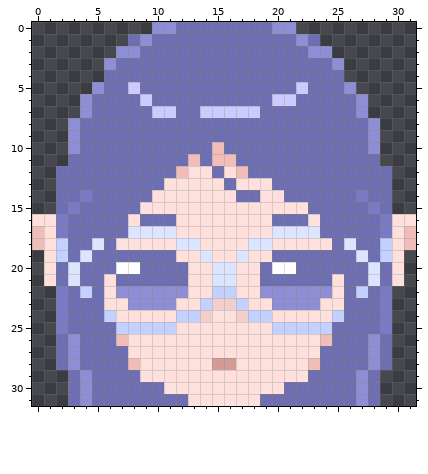
Pixel-art sprite -- favicon/favicon-96x96.png. Above, as it was before the edit.
The file is 96x96 pixels, drawn in blocks of 3x3; one block is one cell here.
New version:
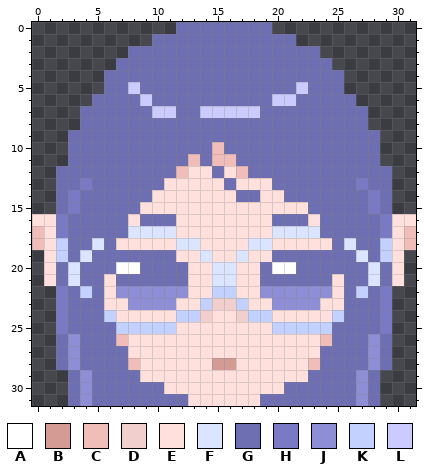
Palette (. is transparent): A #ffffff  B #d49a94  C #f1bdb8  D #f1cfcc  E #ffe0dc  F #dce5ff  G #6e6eb3  H #7979c6  J #8e8ed6  K #c2d1ff  L #cbcbff
From old to new:
Changed rows in their new state; - is an unchanged pixel.
first column x 3:
 0 -------..--------..-------
 1 -----..------------..-----
 2 ----.G--------------G.----
 3 ---.------------------.---
 5 --.--------------------.--
 6 -.----------------------.-
 7 -G----------------------G-
 8 .------------------------.
 9 G------------------------G
10 G------------------------G
13 -H----------------------H-
14 HG----------------------GH
